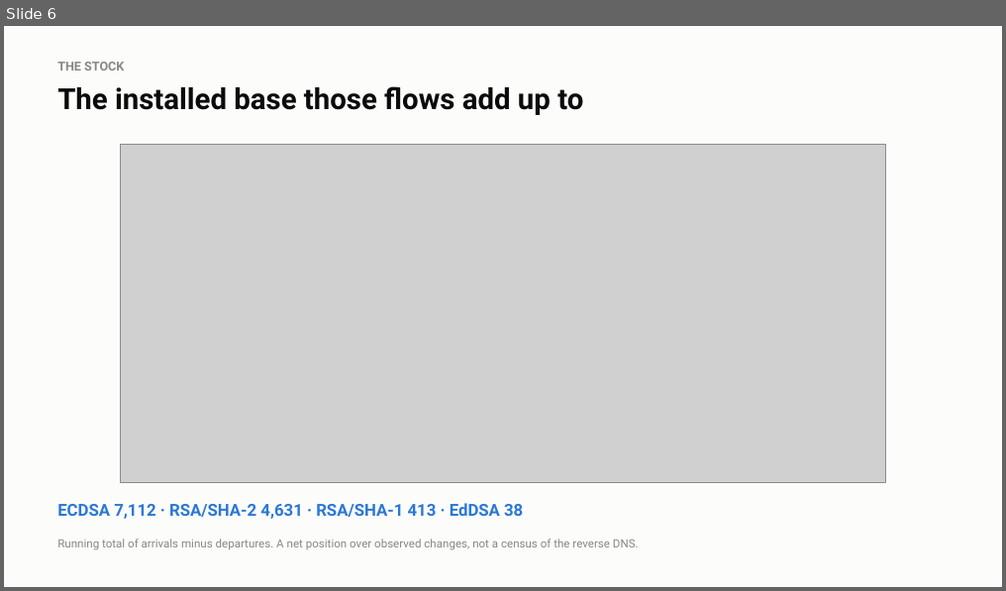
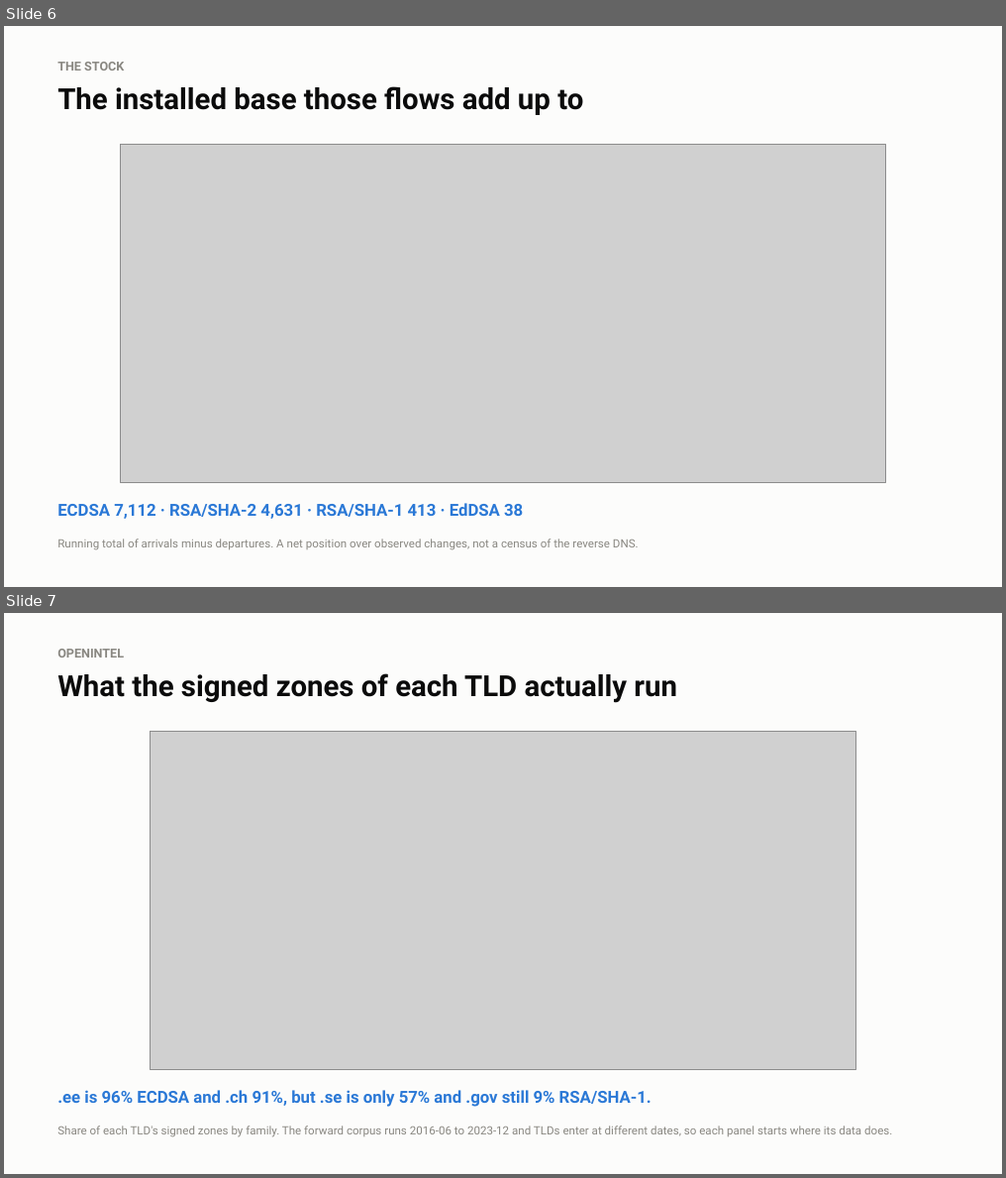
Before and after one commit to j776w781/rfc_adoption, a slide deck: out/analysis/dnssec_algorithm_flows.pptx. Shown one above the other, each under a label of ours: slide 6 before the commit, slides 6 and 7 after it. The pictures are 1006x591 and 1006x1178 pixels, drawn with LibreOffice and Linux fonts; fonts in the diff are those of the drawing; grey boxes stand for pictures. Boxes give left, top, right and bottom in pixels: in the first picture for what was removed or moved away, otherwise in the second. Text is boxed around its words. In the diff, an @@ line names an element or a change of style, - is before the commit and + after.

```diff
--- a/out/analysis/dnssec_algorithm_flows.pptx
+++ b/out/analysis/dnssec_algorithm_flows.pptx
@@ slide 7 added at <box>4,613,1002,1174</box>, background #FCFCFB @@
@@ text added at <box>57,649,124,658</box>, 12 pt, text #898781, bold @@
+OPENINTEL
@@ text added at <box>57,673,677,703</box>, 28 pt, text #0B0B0B, bold @@
+What the signed zones of each TLD actually run
@@ picture added at <box>150,731,855,1069</box> @@
@@ text added at <box>57,1090,651,1107</box>, 16 pt, text #2A78D6, bold @@
+.ee is 96% ECDSA and .ch 91%, but .se is only 57% and .gov still 9% RSA/SHA-1.
@@ text added at <box>57,1126,892,1138</box>, 11 pt, text #898781 @@
+Share of each TLD's signed zones by family. The forward corpus runs 2016-06 to 2023-12 and TLDs enter at different dates, so each panel starts where its data does.
```
Also in this commit, not shown: 1 other slide added, 7 other files.
